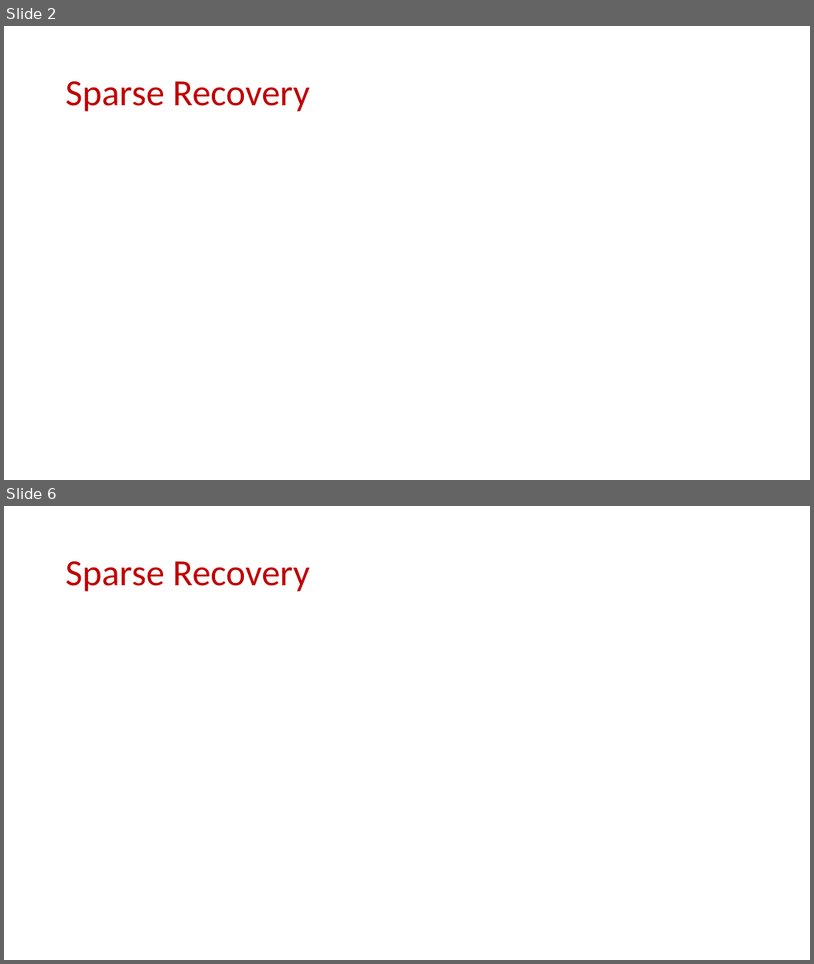
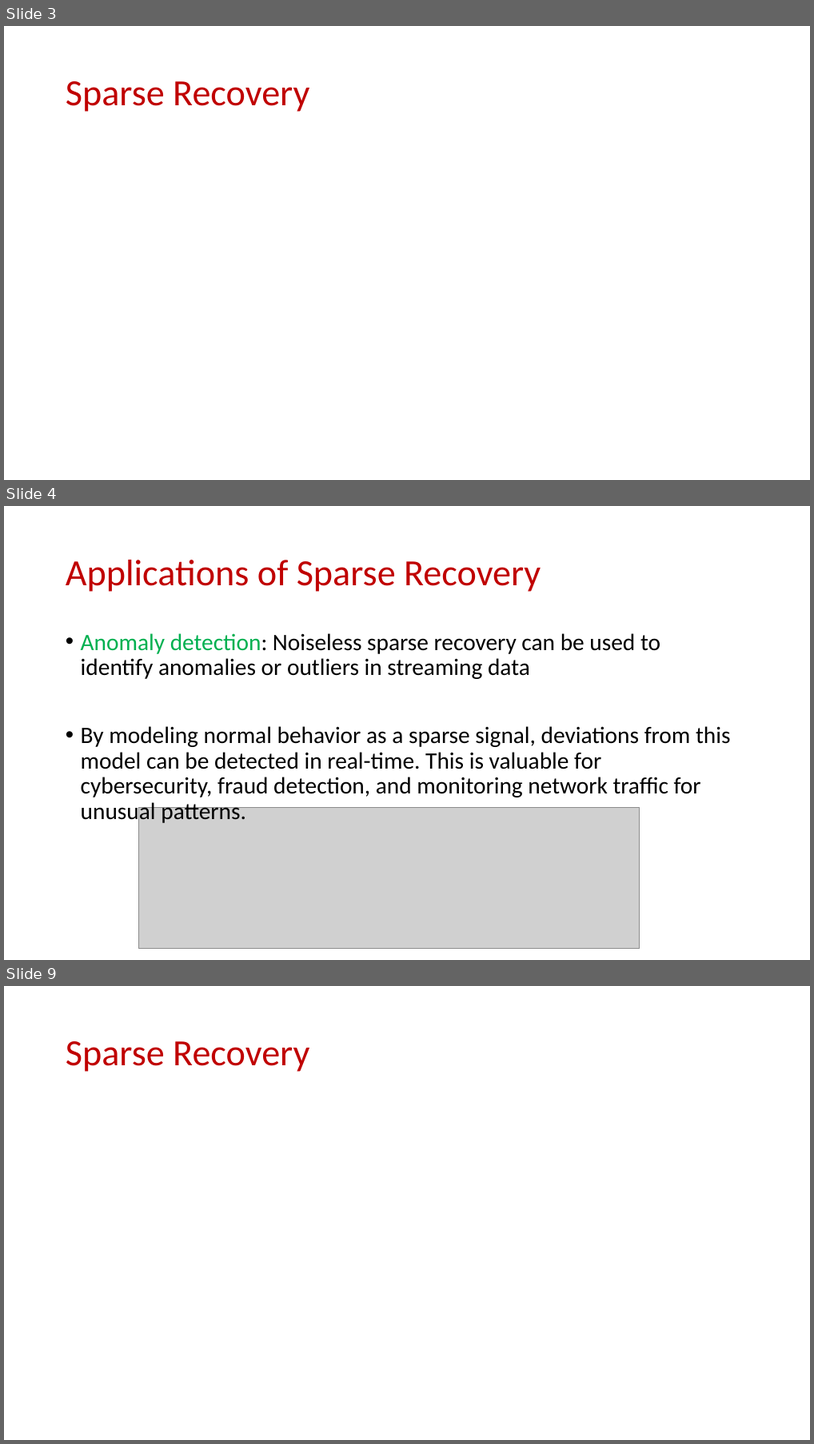
Before and after one commit to samsonzhou/samsonzhou.github.io, a slide deck: CSCE689-23/L15.pptx. Shown one above the other, each under a label of ours: slides 2 and 6 before the commit, slides 3, 4 and 9 after it; the slides between them are not shown. The pictures are 814x964 and 814x1444 pixels, drawn with LibreOffice and Linux fonts; fonts in the diff are those of the drawing; grey boxes stand for pictures. Boxes give left, top, right and bottom in pixels: in the first picture for what was removed or moved away, otherwise in the second. Text is boxed around its words. In the diff, an @@ line names an element or a change of style, - is before the commit and + after.

```diff
--- a/CSCE689-23/L15.pptx
+++ b/CSCE689-23/L15.pptx
@@ slide 4 added at (x1=4, y1=506, x2=810, y2=960), background #FFFFFF @@
@@ title added at (x1=66, y1=560, x2=541, y2=592), 44 pt, text #C00000 @@
+Applications of Sparse Recovery
@@ text added at (x1=81, y1=633, x2=730, y2=825), 28 pt, text #000000 @@
+• Anomaly detection: Noiseless sparse recovery can be used to identify anomalies or outliers in streaming data
+• By modeling normal behavior as a sparse signal, deviations from this model can be detected in real-time. This is valuable for cybersecurity, fraud detection, and monitoring network traffic for unusual patterns.
@@ picture added at (x1=139, y1=807, x2=640, y2=948) @@
@@ what was slide 2 is now slide 3 @@
@@ what was slide 6 is now slide 9 @@
```
Also in this commit, not shown: 3 slides changed, 4 other slides added, 2 other files.
